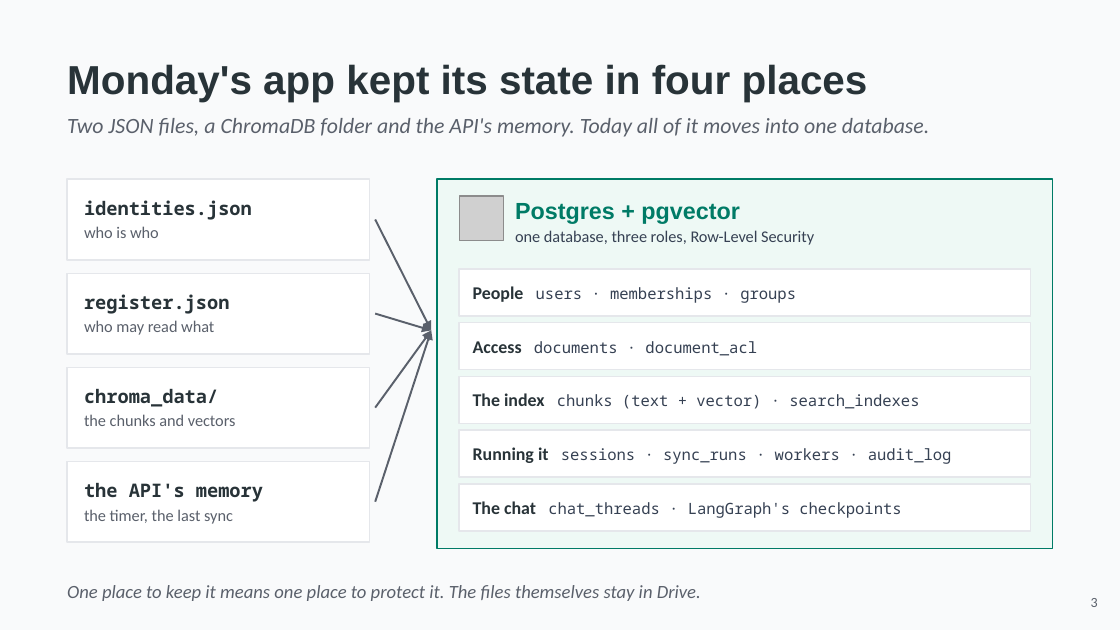
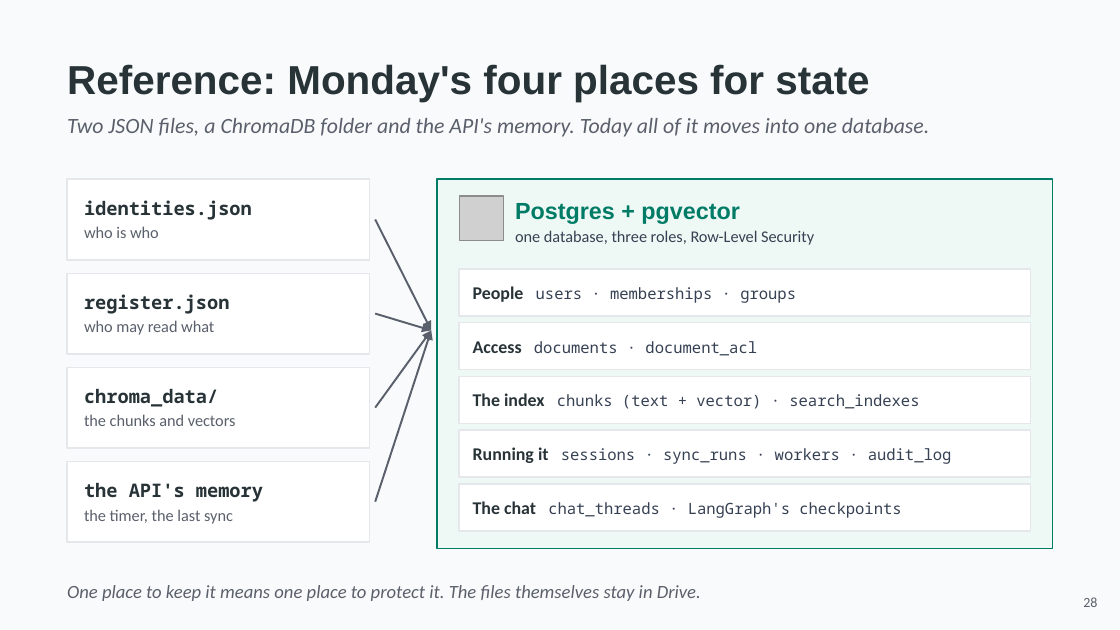
Before and after one commit to hasankanaan26/acme-desk, a slide deck: slide 28 of slides/part2-platform.pptx (slide 3 before the commit). Drawn at 1120x630 pixels with LibreOffice and Linux fonts; fonts in the diff are those of the drawing; grey boxes stand for pictures. Boxes give left, top, right and bottom in pixels: in the first picture for what was removed or moved away, otherwise in the second. Text is boxed around its words. In the diff, an @@ line names an element or a change of style, - is before the commit and + after.

```diff
--- a/slides/part2-platform.pptx
+++ b/slides/part2-platform.pptx
@@ text at bbox=[67, 64, 869, 102]: text changed @@
-Monday's app kept its state in four places
+Reference: Monday's four places for state
@@ text at bbox=[1083, 597, 1097, 607]: text changed @@
-3
+28
```
Also in this commit, not shown: 18 other slides changed, 21 slides added, 20 slides removed, 9 other files.
